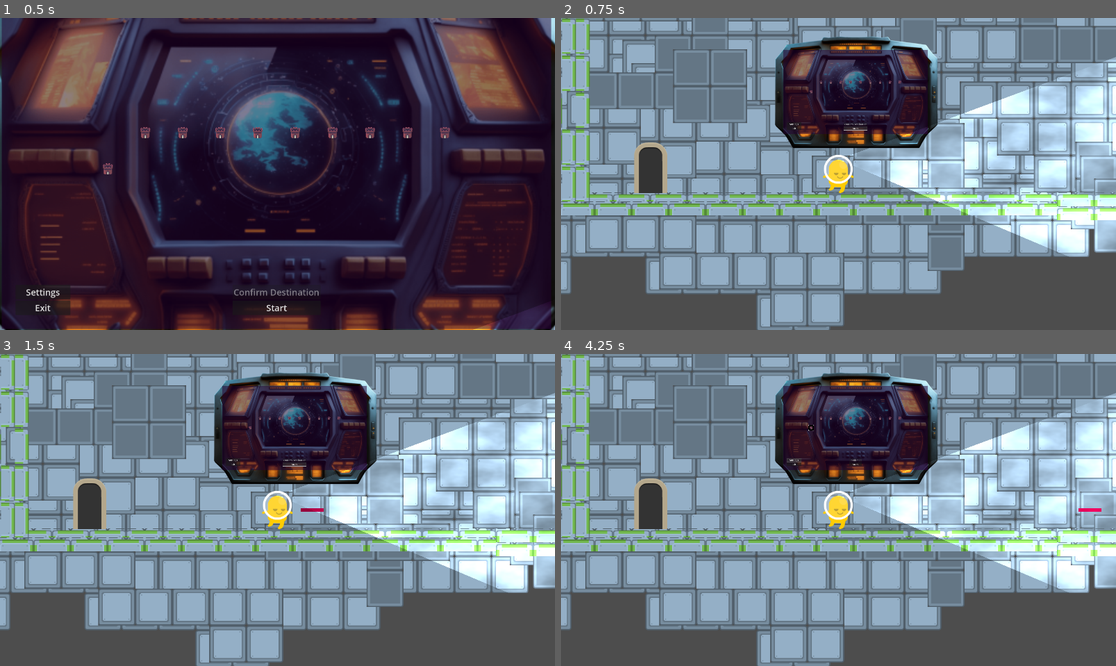
Above: before the commit, frames 1-4 (two rows, left to right).
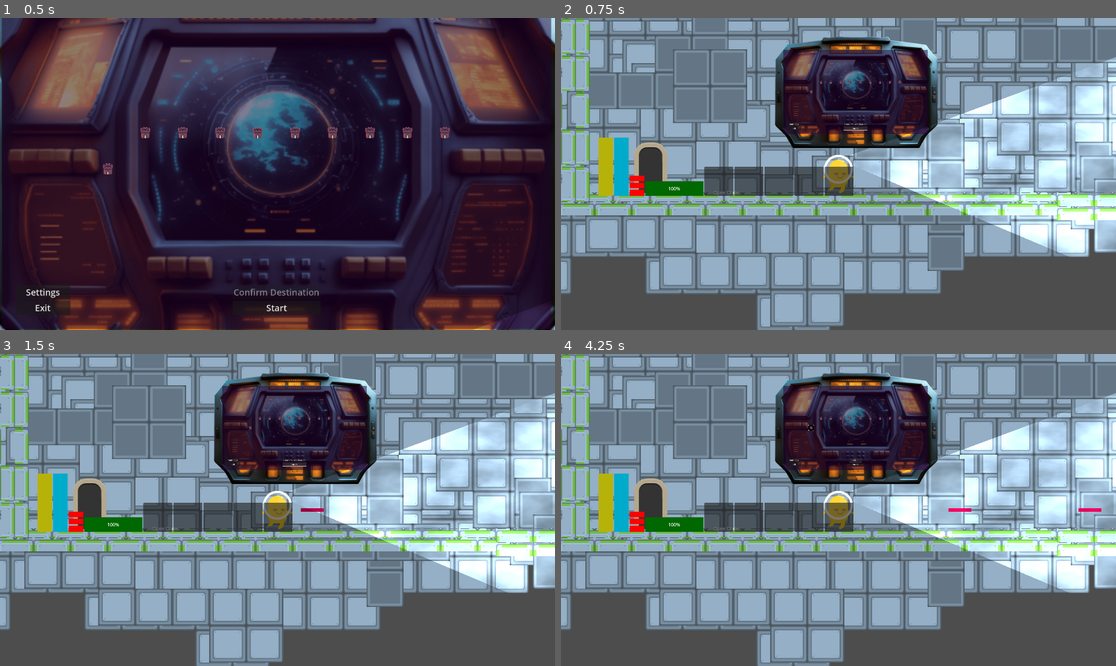
Above: after the commit, the same moments.

Repository: super-Colin/godot-rogue-halls
Game: Godot game, scene res://game.tscn
Same seed, same stepped clock (60 frames per second), same inputs: the game is played once before the commit and once after it.
Inputs (mouse positions are in pixels of both pictures, inside the frame that each line leads up to):
- Up to frame 1 (0.5 s): no input
- Up to frame 2 (0.75 s): click "Start" at 0.5 s
- Up to frame 3 (1.5 s): click "Start" at 1.25 s
- Up to frame 4 (4.25 s): click (810, 428) at 2.02 s; click "Confirm Destination" at 2.75 s; click "Settings" at 3.5 s

Frame 1 is identical in both runs. In frame 2, 4.1% of the frame differs, in the area x 6-53%, y 38-58%; in frame 3, 4.1%; in frame 4, 4.2%, in the area x 6-74%, y 33-58%.

Commit message:
added enviroment for infinite energy and oxygen in ship

Diff:
--- a/environment_area.gd
+++ b/environment_area.gd
@@ -1,4 +1,8 @@
+class_name EnvironmentSettings
 extends Area2D
+
+
+@export var infiniteEnergy:bool = true
 
 
 
@@ -12,14 +16,19 @@
 
 
 func entered(body):
-	if body == Globals.playerRef:
+	#if body == Globals.playerRef:
+	if body is Player:
 		print("environment - PLAYER entered: ", body)
-	print("environment - entered: ", body)
+		body.enteredEnvironment($'.')
+	#print("environment - entered: ", body)
 
 
 
 func exited(body):
-	print("environment - entered: ", body)
+	if body is Player:
+		print("environment - PLAYER exited: ", body)
+		body.exitedEnvironment($'.')
+	#print("environment - entered: ", body)
 
 
 
--- a/game.tscn
+++ b/game.tscn
@@ -14,7 +14,7 @@
 [node name="ShipInterior" parent="." instance=ExtResource("6_ryrav")]
 
 [node name="PlayerUI" parent="." instance=ExtResource("5_7jktm")]
-visible = false
 offset_top = 789.0
 offset_right = 942.0
 offset_bottom = 1099.0
+mouse_filter = 2
--- a/player.gd
+++ b/player.gd
@@ -59,21 +59,24 @@
 
 var dead = false
 var currentInteractionObject:Node
-
-
-
-
-
-
-func fireLaser():
-	print("player - firing laser, charges left: ", Stats.laserCharges)
-	if Stats.laserCharges < 1:
-		return
-	Stats.laserCharges -= 1
-	var las = laserProjectileScene.instantiate()
-	las.position = $'.'.global_position
-	get_tree().root.add_child(las)
-
+var currentEnvironmentRef:Node
+
+
+
+
+
+signal updateInteractionPrompt(string)
+
+
+func enteredEnvironment(newEnvironment):
+	if newEnvironment is EnvironmentSettings:
+		currentEnvironmentRef = newEnvironment
+		print("player - entered newEnvironment: ", newEnvironment)
+
+func exitedEnvironment(environment):
+	if environment == currentEnvironmentRef:
+		currentEnvironmentRef == null
+		print("player - exited the environment: ", environment)
 
 
 
@@ -128,17 +131,33 @@
 		#$AnimatedSprite2D.play("walk")
 	#else:
 		#$AnimatedSprite2D.play("idle")
-	generateEnergy(delta)
-	generateOxygen(delta)
-	generateLaser(delta)
-	handleOxygenDrain(delta)
+	if currentEnvironmentRef:
+		if currentEnvironmentRef.infiniteEnergy:
+			fullRecharge()
+	else:
+		generateEnergy(delta)
+		generateOxygen(delta)
+		generateLaser(delta)
+		handleOxygenDrain(delta)
 	move_and_slide()
 
 
 
 
 
-signal updateInteractionPrompt(string)
+
+
+func fireLaser():
+	print("player - firing laser, charges left: ", Stats.laserCharges)
+	if Stats.laserCharges < 1:
+		return
+	Stats.laserCharges -= 1
+	var las = laserProjectileScene.instantiate()
+	las.position = $'.'.global_position
+	get_tree().root.add_child(las)
+
+
+
 
 func checkForPromptUpdate(areaOrBody:Node, entered:bool): # entered or exited
 	if not "playerInteraction" in areaOrBody:
--- a/player.tscn
+++ b/player.tscn
@@ -13,7 +13,7 @@
 
 [node name="Player" type="CharacterBody2D"]
 collision_layer = 2
-collision_mask = 13
+collision_mask = 141
 script = ExtResource("1_onrkg")
 
 [node name="CollisionShape2D" type="CollisionShape2D" parent="."]
